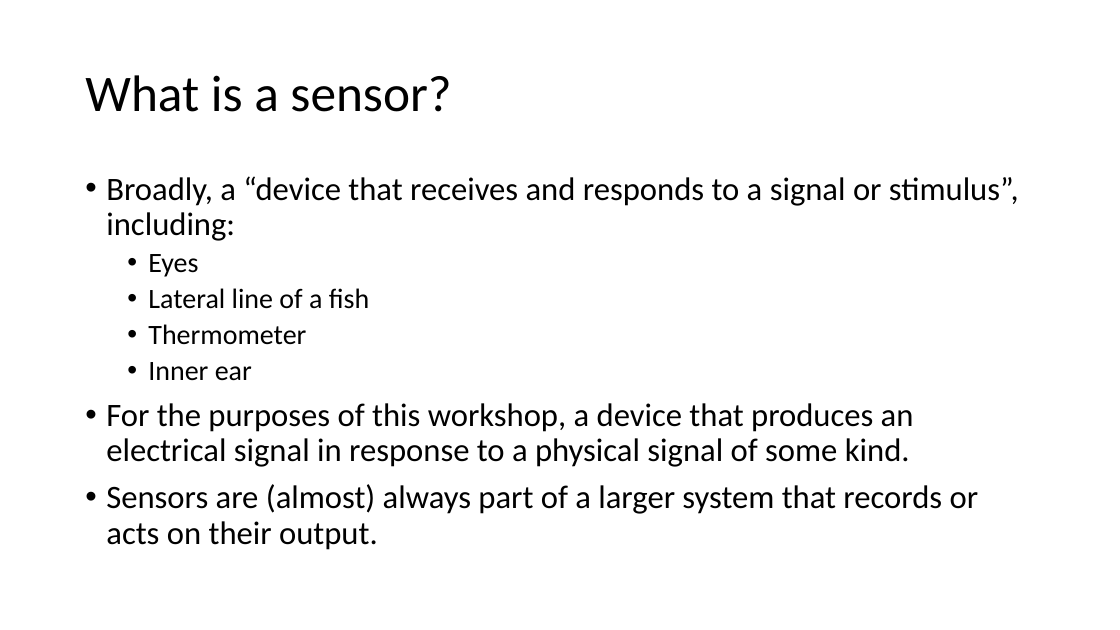
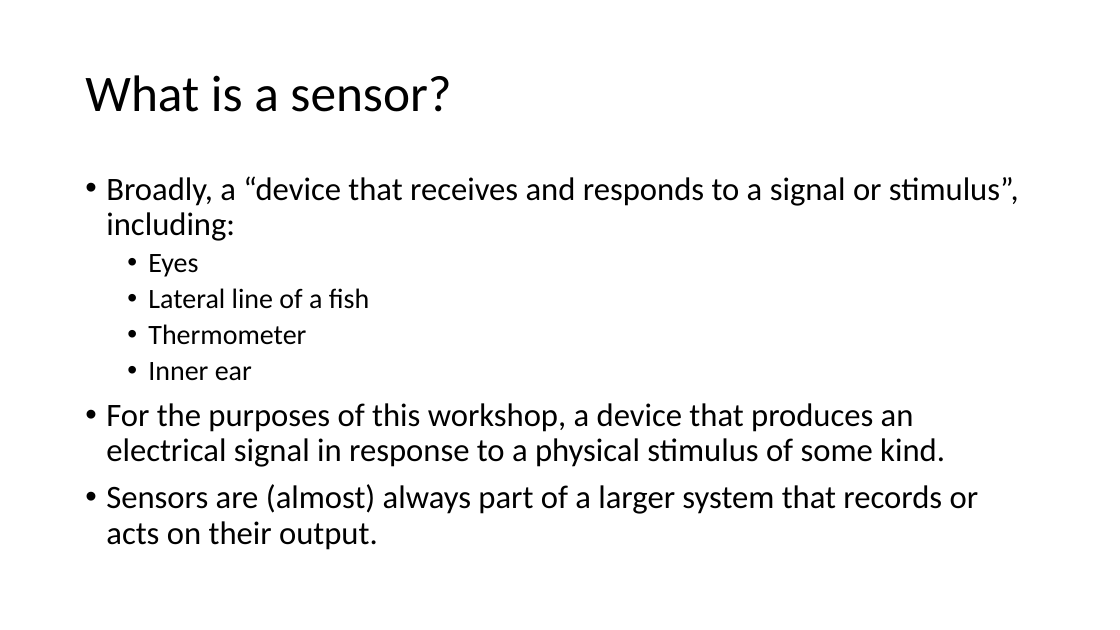
Before and after one commit to logos-electromechanical/SensorWorkshop, a slide deck: slide 4 of presentation/Mobile Sensors Workshop, Part 1.pptx. Drawn at 1120x630 pixels with LibreOffice and Linux fonts; fonts in the diff are those of the drawing. Boxes give left, top, right and bottom in pixels: in the first picture for what was removed or moved away, otherwise in the second. Text is boxed around its words. In the diff, an @@ line names an element or a change of style, - is before the commit and + after.

```diff
--- a/presentation/Mobile Sensors Workshop, Part 1.pptx
+++ b/presentation/Mobile Sensors Workshop, Part 1.pptx
@@ text at [106,403,945,467]: text changed @@
-• For the purposes of this workshop, a device that produces an electrical signal in response to a physical signal of some kind.
+• For the purposes of this workshop, a device that produces an electrical signal in response to a physical stimulus of some kind.
```
Also in this commit, not shown: 8 other slides changed, 2 slides added, 8 other files.
